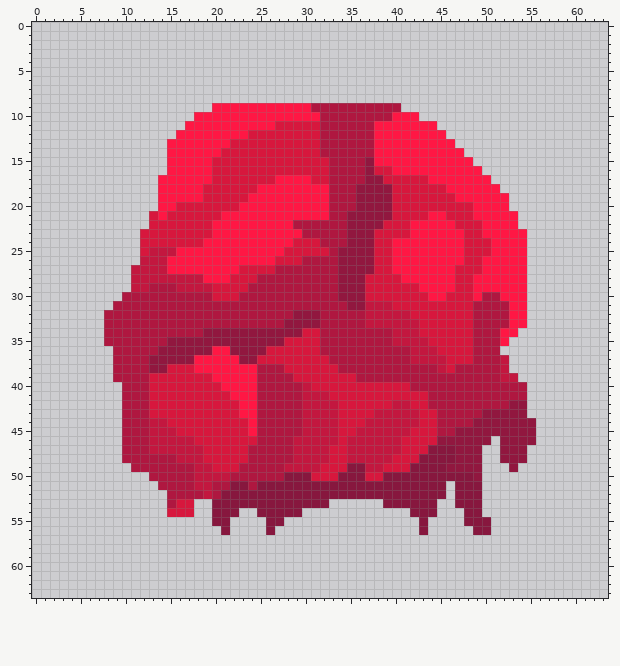
A pixel-art sprite gets an edit: sprites/units/mind-dominator.png. The picture above was drawn from the file before the commit.
The file is 64x64 pixels.
Now the later version:
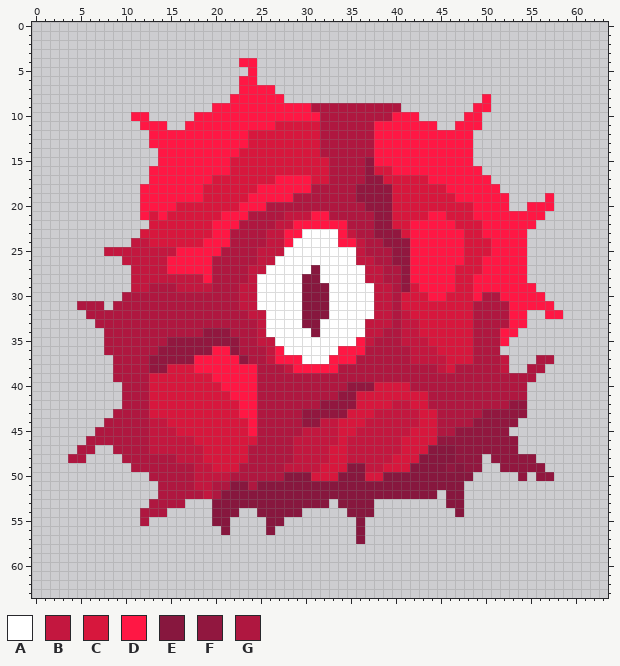
Palette (. is transparent): A #ffffff  B #c3173f  C #d7173d  D #ff1744  E #87173e  F #91173f  G #af1740
Edits made:
Changed rows in their new state; - is an unchanged pixel.
first column x 4:
 4 -------------------DD----------------------------------
 5 --------------------D----------------------------------
 6 -------------------DD----------------------------------
 7 -------------------DDDD--------------------------------
 8 ------------------DDDDDD----------------------D--------
 9 ---------------------------------------------DD--------
10 -------DD-----------------------------------DD---------
11 --------DDD--------------------------------DDD---------
12 ---------DDD------------------------------DDD----------
13 ---------DD-------DD-----------------------DD----------
14 ----------D------DD-------------------------D----------
15 ----------D-----DD-------------------------------------
16 ---------DD-----DD-------------------------------------
17 ---------D---------------------------------------------
18 --------DD-----------------GG--------------------------
19 --------DD---------------GGGG------------------------D-
20 --------DD------------GGGGGGG---G------------------DDD-
21 --------D-----------GGGGBBB----GGG----------------DDD--
22 -------------------GGGGBBDDDDDDGGG-F--------------DD---
23 ------------------GGGGBB--AAAADBGGFFF------------------
24 -------BB---------GGGGBB-AAAAADDBGGFFF-----------------
25 ----BBBBB--------GGGGBBBAAAAAAAABGGGFF-----------------
26 ------BB--------GGGGGBBAAAAAAAAABBGGFF-----------------
27 ----------------GGGGBBAAAAAEAAAAABBGGF-----------------
28 ----------------GGGGBAAAAAEEAAAAABBGGF-----------------
29 ----------------GGGBBAAAAAEEEAAAAABBGF-------------D---
30 ----------------GGGBBAAAAAEEEAAAAABBG--------------DD--
31 -GGG---------------BBAAAAAEEEAAAAA--G--------------DDD-
32 --GG----------------BBAAAAEEEAAAAA--G----------------DD
33 ---G-----------------BAAAAEEAAAAA---G------------------
34 ------------------GGGBAAAAAEAAAAABB-G------------------
35 -------------------GGBBAAAAAAAAADB--G------------------
36 ----G--------------GGGBDAAAAAADDD----------------------
37 --------------------GGBDDDAAADDD--------------------GG-
38 ------------------------BDDDDD---------------------GG--
39 -------------------------GGGGGGG----------------GGGG---
40 --------------------------GGGGGFFF---------------------
41 --------------------------GGGGFF-----------------------
42 --------------------------GGFFFF-----------------------
43 -----G--------------------FFFFF------------------------
44 ----GG--------------------FF----------------------..---
45 ---GGG-------------------------------------------...---
46 --GGGG-----------------------------------------F--..---
47 -GG--G----------------------------------------FF--.----
48 GG---------------------------------------------F---F---
49 -------------------------------------------E----F-FFF--
50 ---------------------------------------------.----F-FF-
51 ------------------------------------------E-..---------
52 ----------G------------------------------.E-..---------
53 ---------GG-G.----------------EEEE-......-E-..---------
54 --------GGG...-----------------EEE----...--E..---------
55 --------G-----------------------E------.----...--------
56 --------------------------------E------.-----..--------
57 --------------------------------E----------------------
